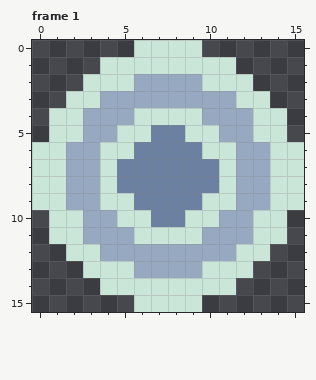
Pixel-art file -- Assets/water_particles.aseprite. This is how it looked before the edit.
16x16 pixels, 2 frames. Shown: frame 1.
The same view after the edit:
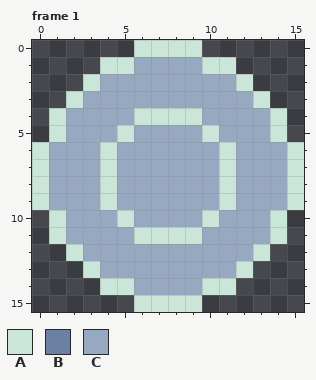
Palette (. is transparent): A #cae6d9  B #6c81a1  C #96a9c1
The edit:
Frame 1:
Colour C replaces colour A in row 1 at x 6 to 9; in row 2 at x 4 to 5 and 10 to 11; in row 3 at x 3 and 12; in row 4 at x 2 and 13; in row 5 at x 2, 6, 9 and 13; in row 6 at x 1, 5, 10 and 14.
Colour C replaces colour A in rows 7 to 8 at x 1 and 14; in row 9 at x 1, 5, 10 and 14; in row 10 at x 2, 6, 9 and 13; in row 11 at x 2 and 13; in row 12 at x 3 and 12; in row 13 at x 4 to 5 and 10 to 11.
Colour C replaces colour A in row 14 at x 6 to 9.
Colour C replaces colour B in row 5 at x 7 to 8; in row 6 at x 6 to 9; in rows 7 to 8 at x 5 to 10; in row 9 at x 6 to 9; in row 10 at x 7 to 8.
